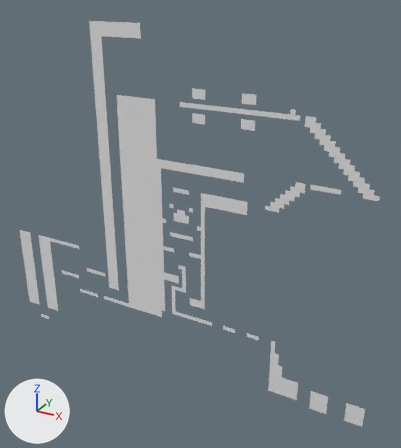
The OBJ model Assets/Tiled2Unity/Meshes/Level 2-2.obj, before and after one commit.
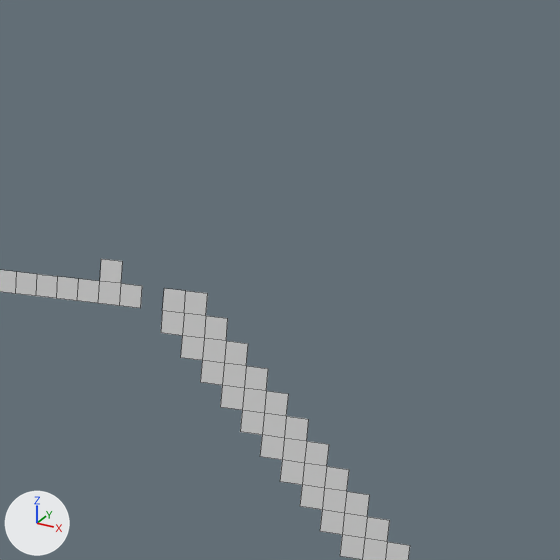
Each version is shown whole from a 50 mm camera at (14.1, -98.5, 2.9) aimed at (-41.7, 2.9, -47.8), then close up on the part from 66% to 100% of the width and 10% to 41% of the height. The lights are fixed; the arrows at lower left show +X, +Y and +Z. The close-ups show mesh edges as thin lines. Where no turn or scale is listed for an object, it has been applied to the vertices.

Objects in the first close-up: 'Level 2-2'.
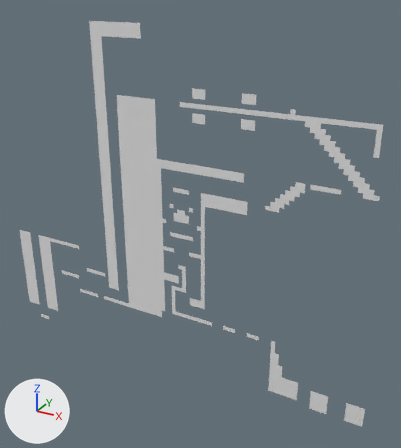
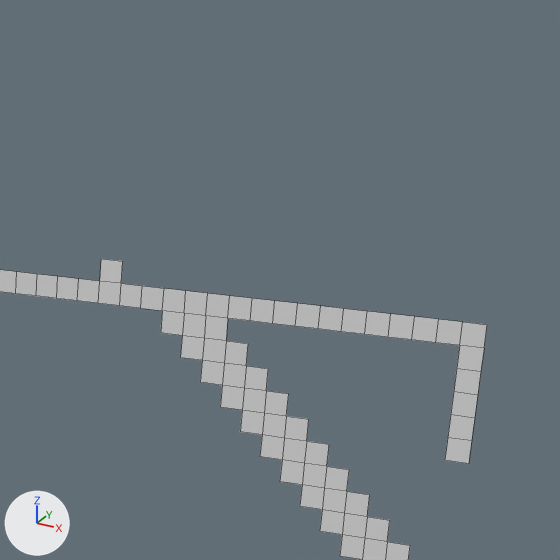
The change, as a list of edits to the scene's bpy script:
```text
Change me_level_2_2:
    used by ob_level_2_2; location = (0.0, 0.0, 0.0)
    remove me_level_2_2.from_pydata(...)  # 1956 vertices, 1415 faces; spans x -97.0..0.0, y 0.0, z -87.0..-5.0
    add me_level_2_2.from_pydata(...)  # 1989 vertices, 1433 faces; spans x -97.0..0.0, y 0.0, z -87.0..-5.0
    me_level_2_2 part 1
    16 vertices are added at x -14.0..-4.0, y 0.0, z -26.0..-20.0
    12 new vertices lie (0.0, 0.0, 1.0) away from vertices in x -15.0..-4.0, y 0.0, z -26.0..-21.0
    5 new vertices lie (1.0, 0.0, 0.0) away from vertices in x -5.0, y 0.0, z -24.0..-20.0
    18 new faces join them
```

Where the change shows, as pixel boxes [x1, y1, x2, y2] in the close-ups (560 x 560 px):
'Level 2-2', reshaped: before [0, 259, 410, 560]; after [0, 259, 487, 560]
part 1 of me_level_2_2, added: after [141, 286, 487, 464]
